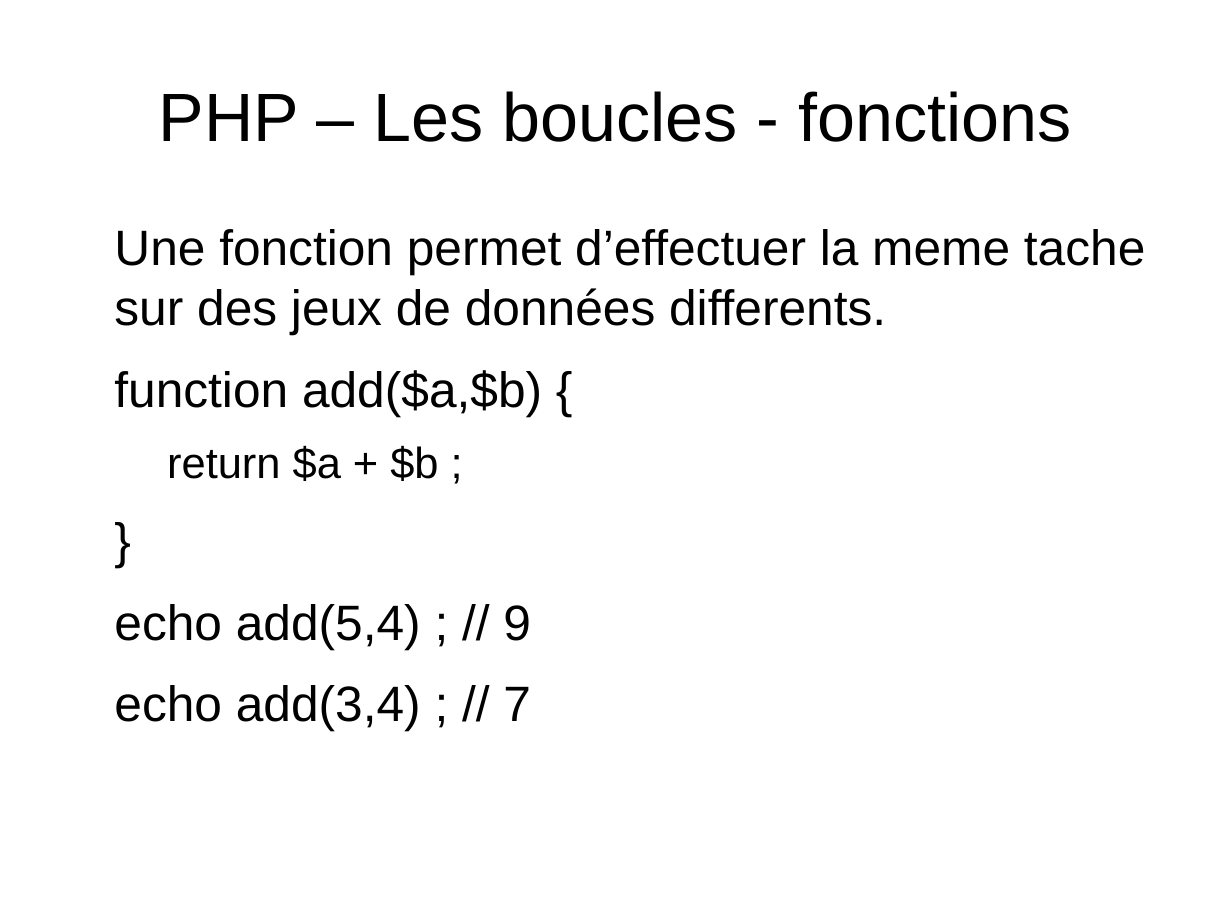
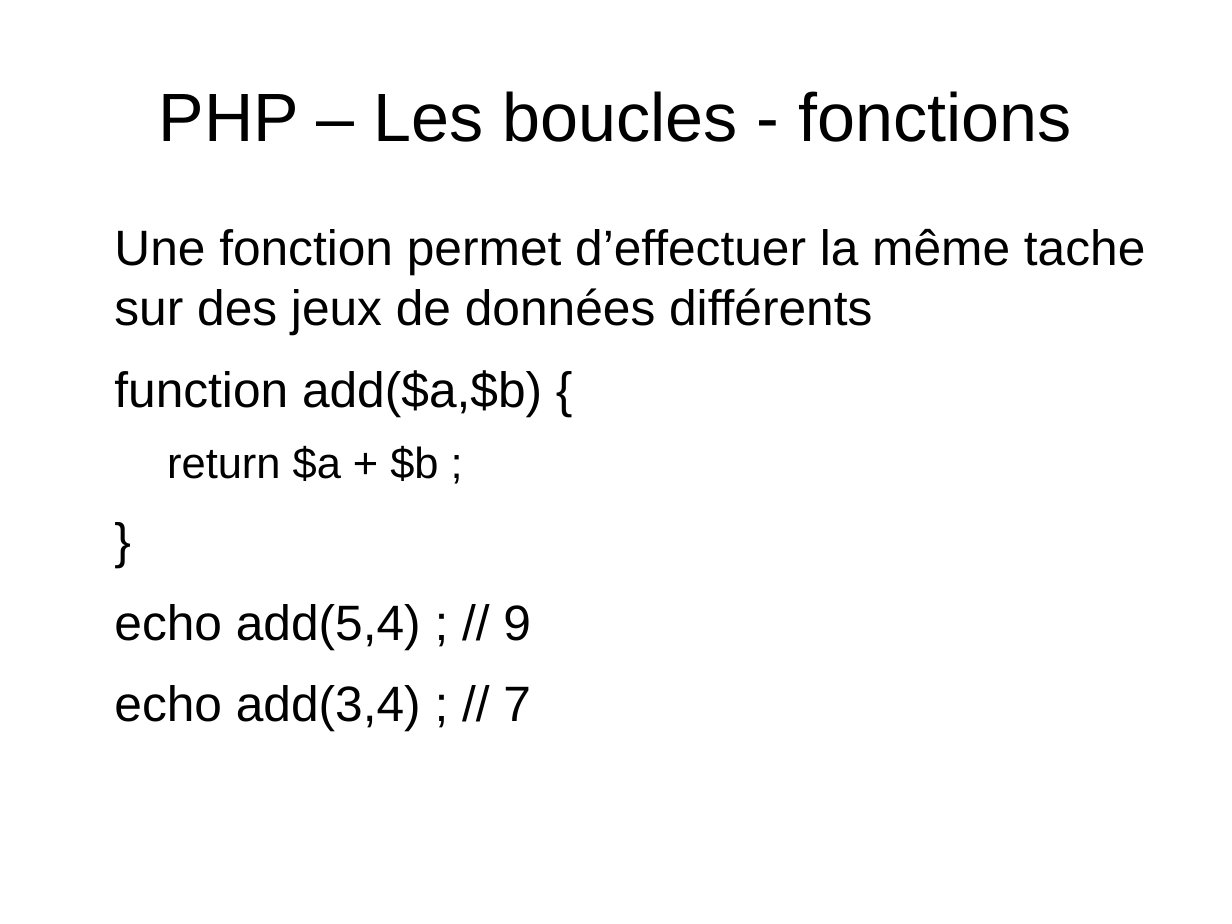
Before and after one commit to NicoM88/formation, a slide deck: slide 18 of PHP/formation.odp. Drawn at 1232x924 pixels with LibreOffice and Linux fonts; fonts in the diff are those of the drawing. Boxes give left, top, right and bottom in pixels: in the first picture for what was removed or moved away, otherwise in the second. Text is boxed around its words. In the diff, an @@ line names an element or a change of style, - is before the commit and + after.

```diff
--- a/PHP/formation.odp
+++ b/PHP/formation.odp
@@ text at (114, 228, 1145, 335): text changed @@
-Une fonction permet d’effectuer la meme tache sur des jeux de données differents.
+Une fonction permet d’effectuer la même tache sur des jeux de données différents
```
Also in this commit, not shown: 2 other slides changed, 1 other file.
